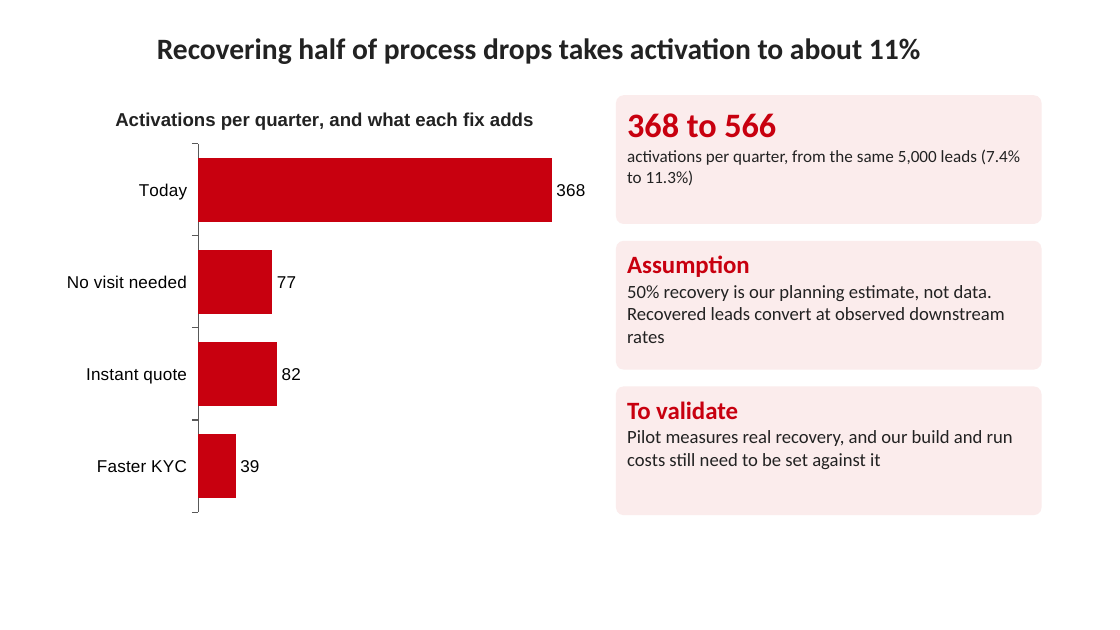
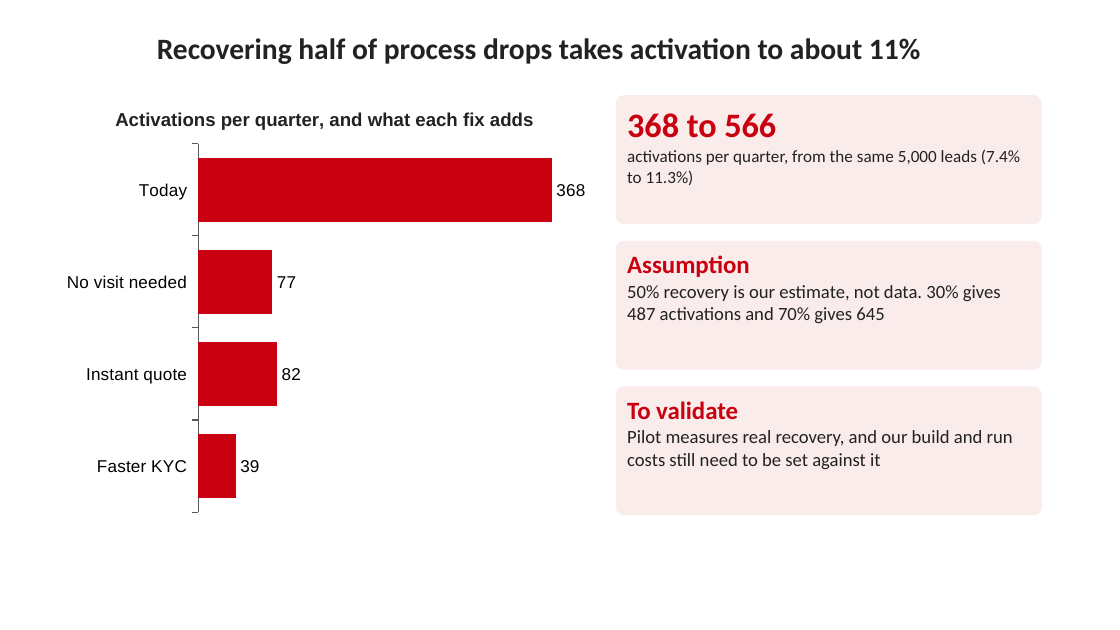
Before and after one commit to adityamalik24/udyam-digital, a slide deck: slide 8 of docs/Udyam_Digital_Business_Case.pptx. Drawn at 1120x630 pixels with LibreOffice and Linux fonts; fonts in the diff are those of the drawing; background and template pictures are left out. Boxes give left, top, right and bottom in pixels: in the first picture for what was removed or moved away, otherwise in the second. Text is boxed around its words. In the diff, an @@ line names an element or a change of style, - is before the commit and + after.

```diff
--- a/docs/Udyam_Digital_Business_Case.pptx
+++ b/docs/Udyam_Digital_Business_Case.pptx
@@ text at [627,285,1001,323]: text changed @@
-50% recovery is our planning estimate, not data. Recovered leads convert at observed downstream rates
+50% recovery is our estimate, not data. 30% gives 487 activations and 70% gives 645
```
Also in this commit, not shown: 5 other slides changed, 35 other files.
